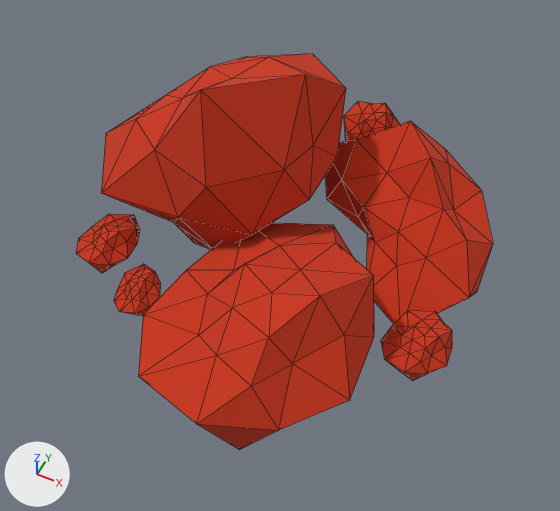
The glTF model assets/node_copper.glb as it was, and as the next commit left it.
The view is the same before and after, from a camera (50 mm lens) standing at (0.527, -1.15, 1.332) and looking at (0.032, -0.162, 0.097). The lights are fixed; the arrows at lower left show +X, +Y and +Z. The older version comes first. Mesh edges are drawn as thin lines.
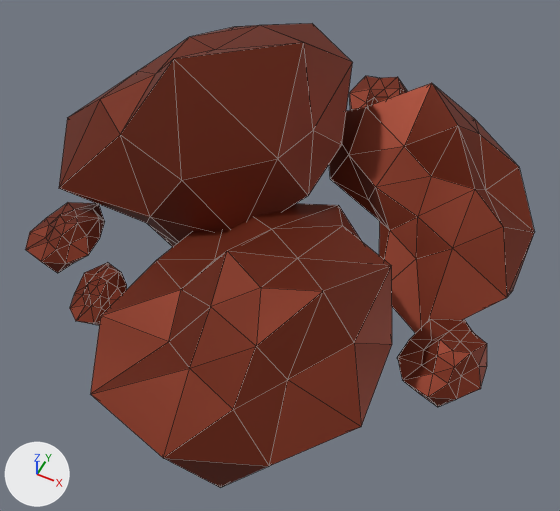
Pixel boxes [x1, y1, x2, y2] of what changed, in the pictures (560 x 511 px):
'Icosphere.001', recoloured, surface changed, moved, rescaled (27% wider, 25% taller): before [138, 223, 374, 450]; after [91, 204, 392, 487]
'Icosphere', recoloured, surface changed, moved, rescaled (20% wider, 15% taller): before [101, 54, 346, 249]; after [59, 23, 353, 247]
'Icosphere.006', recoloured, surface changed, moved, rescaled (22% wider, 23% taller): before [325, 121, 493, 324]; after [329, 83, 535, 333]
'Icosphere.003', recoloured, surface changed, moved, rescaled (26% wider, 25% taller): before [381, 310, 452, 380]; after [397, 319, 487, 407]
'Icosphere.005', recoloured, surface changed, moved, rescaled (25% wider, 20% taller): before [76, 214, 140, 273]; after [25, 202, 105, 273]
'Icosphere.002', recoloured, surface changed, moved, rescaled (21% wider, 21% taller): before [114, 264, 161, 316]; after [70, 262, 127, 325]
'Icosphere.004', recoloured, surface changed, moved, rescaled: before [344, 102, 400, 141]; after [349, 76, 408, 110]

Patch to the scene script:
```diff
--- a/assets/node_copper.glb.py
+++ b/assets/node_copper.glb.py
@@ mat_material_001 @@
 mat_material_001 = principled_material('Material.001')
-mat_material_001.base_color = (0.578, 0.0339, 0.0061)  # red #c83412
-mat_material_001.roughness = 1.0
+mat_material_001.base_color = (0.207, 0.0316, 0.0121)  # brown #7e321d
+mat_material_001.roughness = 0.519
+mat_material_001.metallic = 0.649
@@ ob_icosphere @@
 ob_icosphere = bpy.data.objects.new('Icosphere', me_icosphere)
-ob_icosphere.location = (-0.193, 0.043, 0.143)
-ob_icosphere.scale = (0.199, 0.199, 0.199)
+ob_icosphere.location = (-0.243, 0.06, 0.15)
+ob_icosphere.scale = (0.239, 0.239, 0.239)
@@ ob_icosphere_001 @@
 ob_icosphere_001 = bpy.data.objects.new('Icosphere.001', me_icosphere_001)
-ob_icosphere_001.location = (0.07, -0.334, 0.067)
-ob_icosphere_001.scale = (0.199, 0.199, 0.199)
+ob_icosphere_001.location = (0.073, -0.393, 0.124)
+ob_icosphere_001.scale = (0.239, 0.239, 0.239)
@@ ob_icosphere_003 @@
 ob_icosphere_003 = bpy.data.objects.new('Icosphere.003', me_icosphere_004)
-ob_icosphere_003.location = (0.366, -0.206, 0.033)
-ob_icosphere_003.scale = (0.0596, 0.0596, 0.0596)
+ob_icosphere_003.location = (0.428, -0.239, 0.056)
+ob_icosphere_003.scale = (0.0716, 0.0716, 0.0716)
@@ ob_icosphere_004 @@
 ob_icosphere_004 = bpy.data.objects.new('Icosphere.004', me_icosphere_005)
-ob_icosphere_004.location = (0.035, 0.37, 0.05)
+ob_icosphere_004.location = (0.031, 0.452, 0.059)
 ob_icosphere_004.rotation_euler = (0.238, -0.183, 0.849)  # degrees (14, -10, 49)
-ob_icosphere_004.scale = (0.0596, 0.0596, 0.0596)
+ob_icosphere_004.scale = (0.0716, 0.0716, 0.0716)
@@ ob_icosphere_005 @@
 ob_icosphere_005 = bpy.data.objects.new('Icosphere.005', me_icosphere_006)
-ob_icosphere_005.location = (-0.361, -0.249, 0.033)
-ob_icosphere_005.scale = (0.0596, 0.0596, 0.0596)
+ob_icosphere_005.location = (-0.444, -0.291, 0.054)
+ob_icosphere_005.scale = (0.0716, 0.0716, 0.0716)
@@ ob_icosphere_006 @@
 ob_icosphere_006 = bpy.data.objects.new('Icosphere.006', me_icosphere_007)
-ob_icosphere_006.location = (0.209, 0.081, 0.033)
+ob_icosphere_006.location = (0.24, 0.105, 0.073)
 ob_icosphere_006.rotation_euler = (0.0283, -0.332, 1.071)  # degrees (1.6, -19, 61)
-ob_icosphere_006.scale = (0.199, 0.199, 0.199)
+ob_icosphere_006.scale = (0.239, 0.239, 0.239)
@@ ob_icosphere_002 @@
 ob_icosphere_002 = bpy.data.objects.new('Icosphere.002', me_icosphere_008)
-ob_icosphere_002.location = (-0.226, -0.335, 0.021)
+ob_icosphere_002.location = (-0.282, -0.394, 0.039)
 ob_icosphere_002.rotation_euler = (0.0546, -0.191, 0.441)  # degrees (3.1, -11, 25)
-ob_icosphere_002.scale = (0.0461, 0.0461, 0.0461)
+ob_icosphere_002.scale = (0.0553, 0.0553, 0.0553)
```
